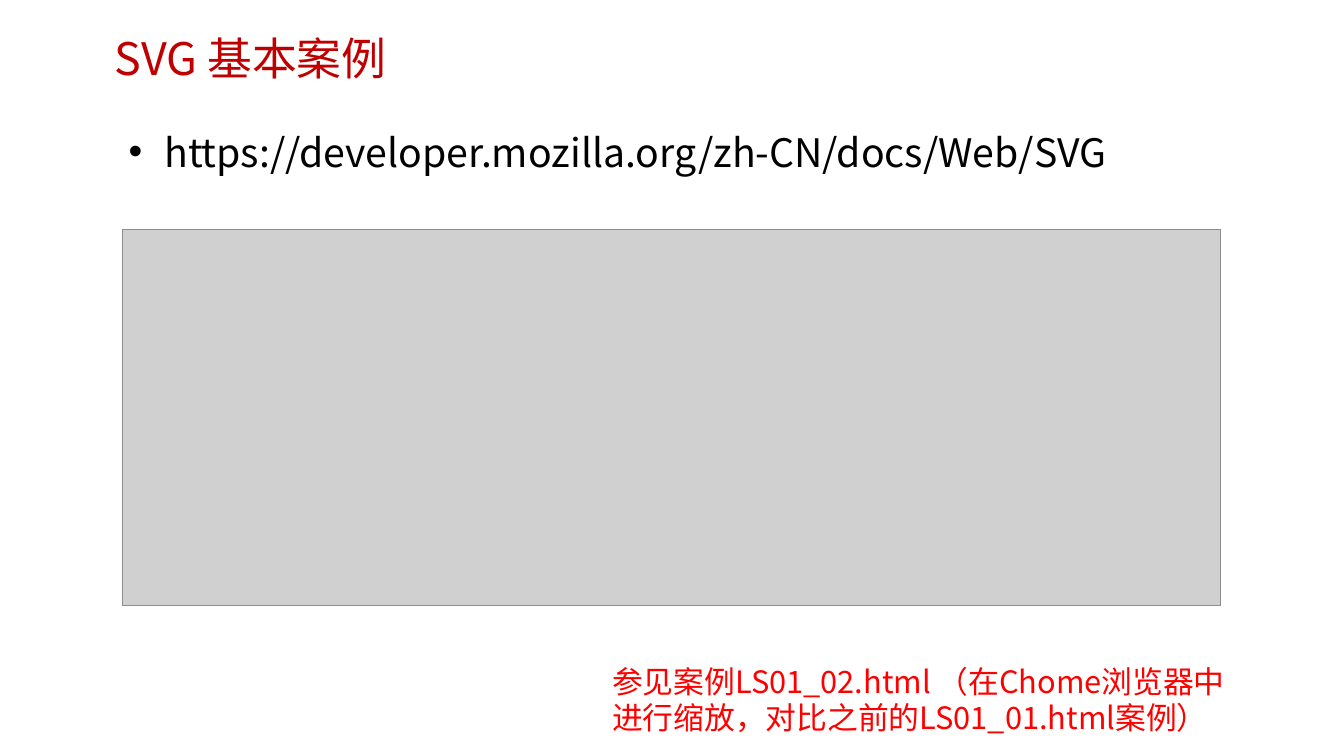
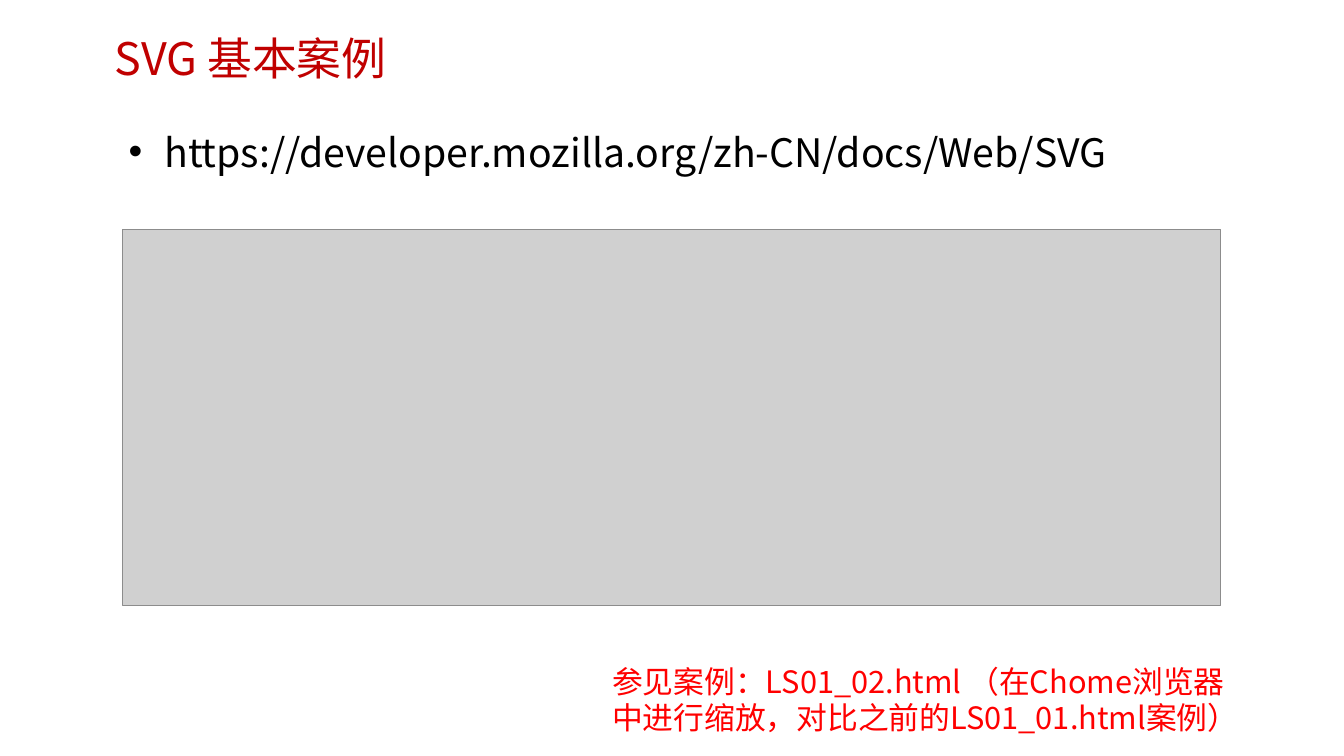
Before and after one commit to edu2act/course-H5-Animation-and-Game-Development, a slide deck: slide 12 of materials/slides/ch01.pptx. Drawn at 1344x756 pixels with LibreOffice and Linux fonts; fonts in the diff are those of the drawing; grey boxes stand for pictures; background and template pictures are left out. Boxes give left, top, right and bottom in pixels: in the first picture for what was removed or moved away, otherwise in the second. Text is boxed around its words. In the diff, an @@ line names an element or a change of style, - is before the commit and + after.

```diff
--- a/materials/slides/ch01.pptx
+++ b/materials/slides/ch01.pptx
@@ text at (612, 666, 1238, 734): text changed @@
-参见案例LS01_02.html （在Chome浏览器中进行缩放，对比之前的LS01_01.html案例）
+参见案例：LS01_02.html （在Chome浏览器中进行缩放，对比之前的LS01_01.html案例）
```
Also in this commit, not shown: 1 other slide changed, 22 other files.
